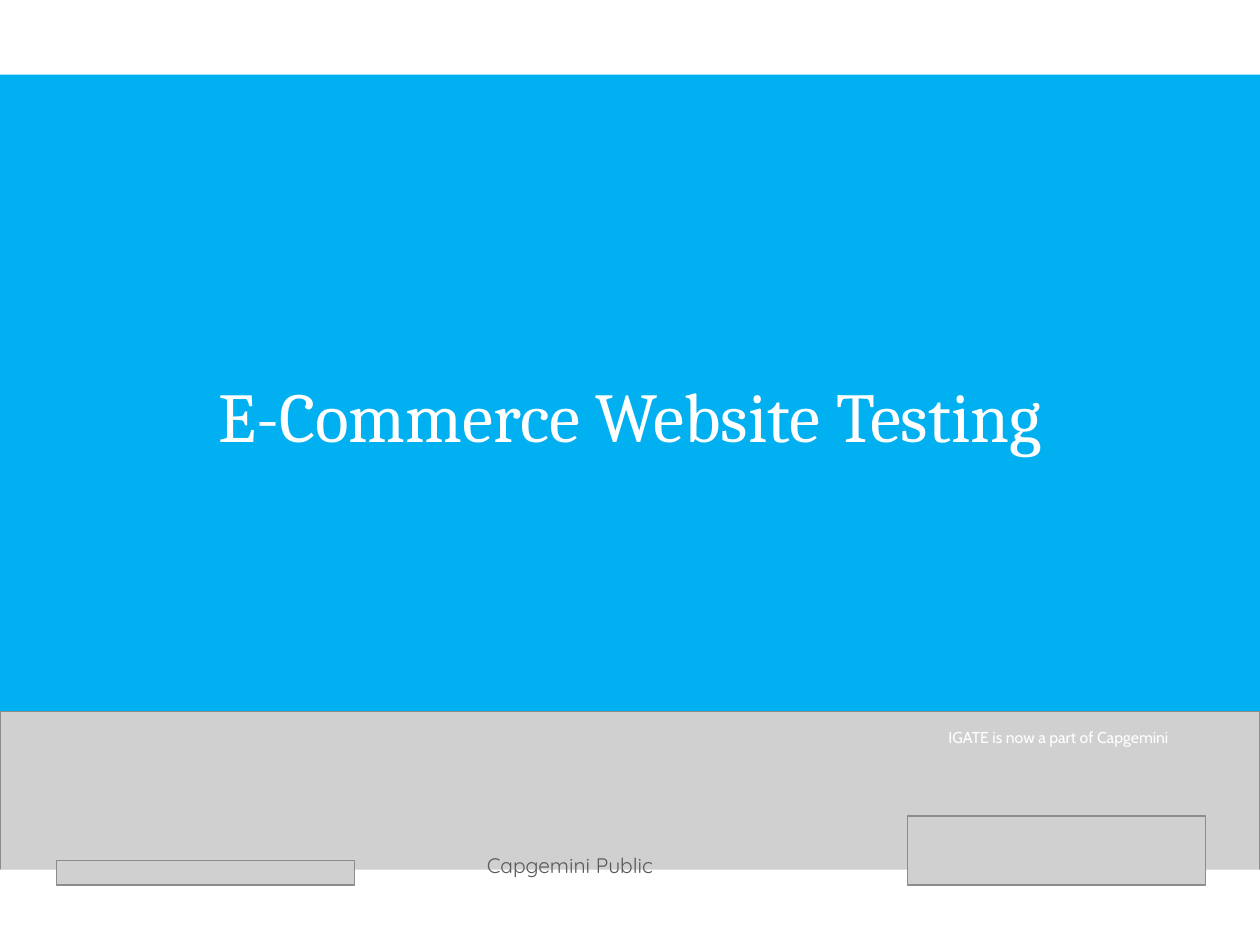
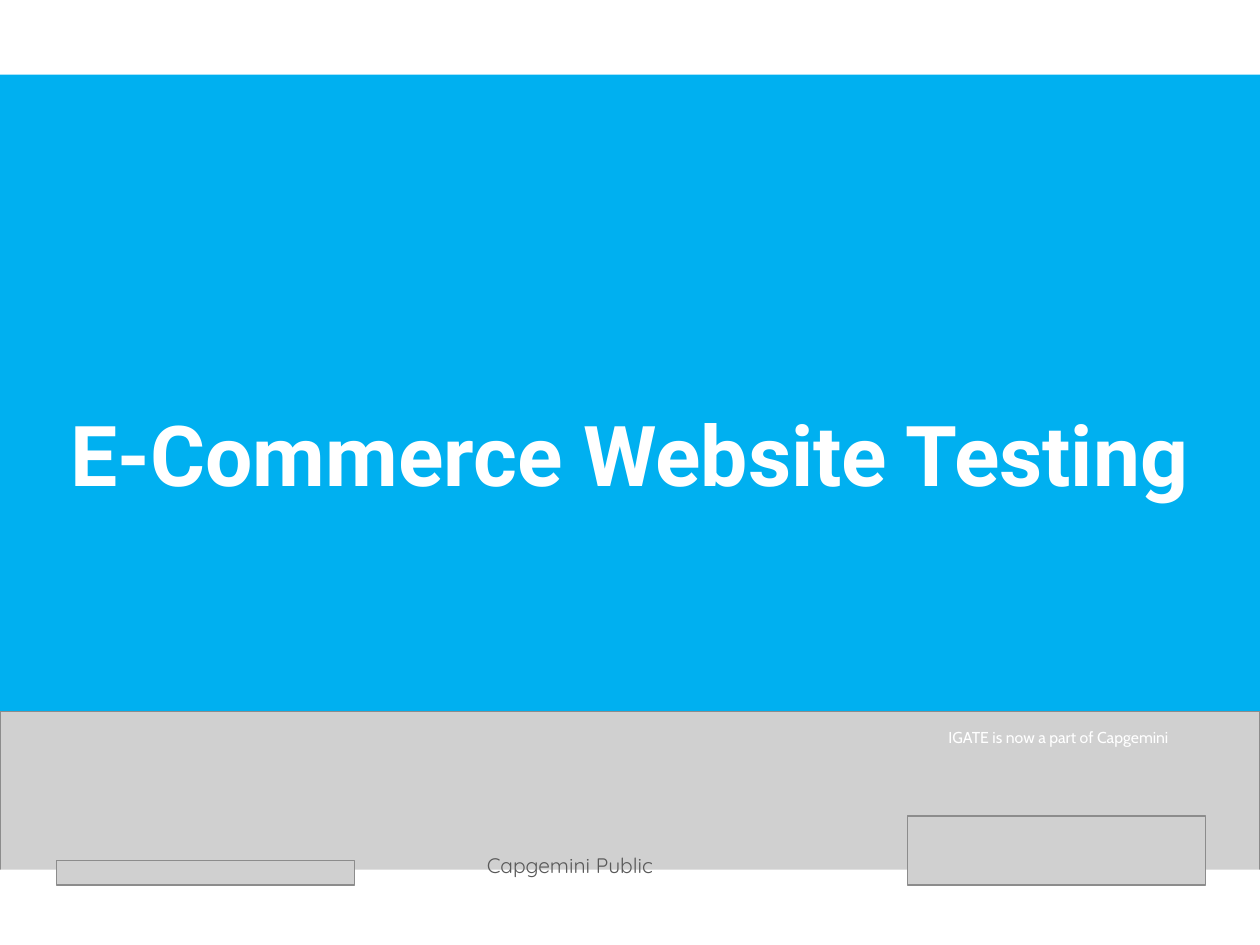
Before and after one commit to kmaurya/miniprojects, a slide deck: slide 1 of AT MiniProject_Sample.pptx. Drawn at 1260x945 pixels with LibreOffice and Linux fonts; fonts in the diff are those of the drawing; grey boxes stand for pictures. Boxes give left, top, right and bottom in pixels: in the first picture for what was removed or moved away, otherwise in the second. Text is boxed around its words. In the diff, an @@ line names an element or a change of style, - is before the commit and + after.

```diff
--- a/AT MiniProject_Sample.pptx
+++ b/AT MiniProject_Sample.pptx
@@ text "E-Commerce Website Testing": place and size @@
-text "E-Commerce Website Testing" at bbox=[218, 393, 1042, 457]
+text "E-Commerce Website Testing" at bbox=[71, 423, 1188, 504]
@@ text "E-Commerce Website Testing" at bbox=[71, 423, 1188, 504]: size 40 to 48 pt, font Cambria to Roboto, bold on @@
```
Also in this commit, not shown: 6 other slides changed, 6 slides added, 4 slides removed.
